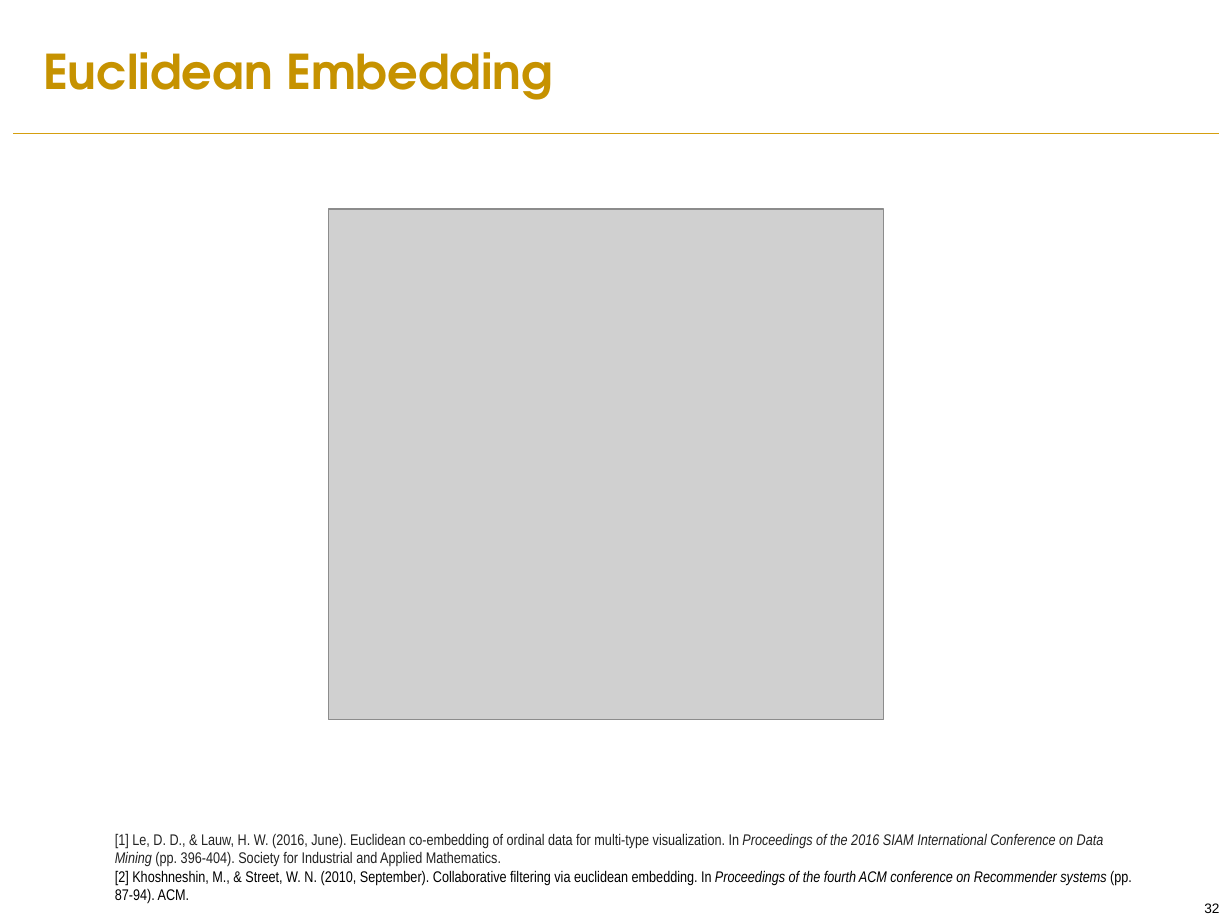
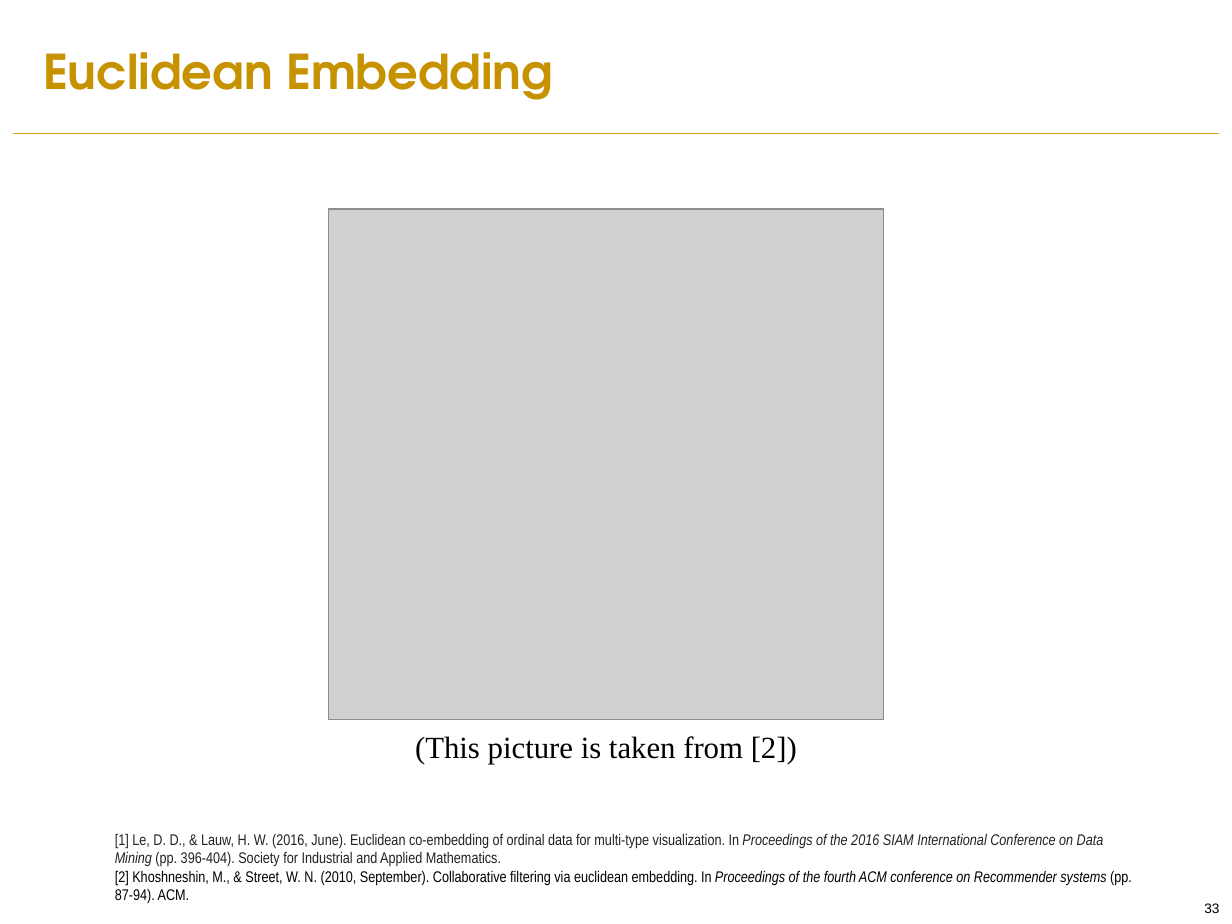
Before and after one commit to PreferredAI/recommendation-retrieval, a slide deck: slide 33 of slides/aaai19-tutorial.pptx (slide 32 before the commit). Drawn at 1232x924 pixels with LibreOffice and Linux fonts; fonts in the diff are those of the drawing; grey boxes stand for pictures; background and template pictures are left out. Boxes give left, top, right and bottom in pixels: in the first picture for what was removed or moved away, otherwise in the second. Text is boxed around its words. In the diff, an @@ line names an element or a change of style, - is before the commit and + after.

```diff
--- a/slides/aaai19-tutorial.pptx
+++ b/slides/aaai19-tutorial.pptx
@@ text added at <box>415,736,797,764</box>, 18 pt, text #000000 @@
+(This picture is taken from [2])
@@ page number at <box>1204,903,1219,913</box>: text changed @@
-32
+33
```
Also in this commit, not shown: 3 other slides changed, 3 slides added.
